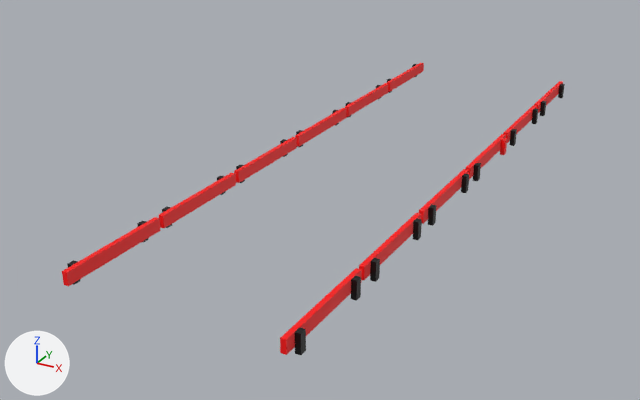
The FBX model models/HSBC Entorno_10_CAPAS_PATIO fUTBOL.fbx, before and after one commit.
Before and after are seen from a 50 mm camera at (-7.8, -3.1, 11.0) aimed at (-21.3, 21.6, -1.3). The axes (+X, +Y, +Z) are drawn at lower left. The lights are the same throughout. Where no turn or scale is listed for an object, it has been applied to the vertices.
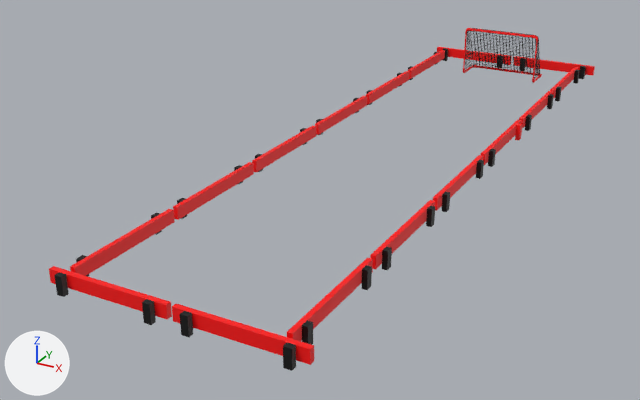
ob_barras_pinos is not drawn itself; it is the parent of ob_pcube6, ob_pcube11_003, ob_pcube17_002, ob_pcube9_004, ob_pcube12_002, ob_pcube13_002, ob_pcube16_002, ob_pcube15_001.

Boxes [x1, y1, x2, y2] around the edits, measured in the pictures (640 x 400 px):
'pCube7.003', added (red): after [172, 303, 314, 371]
'pCube6.002', added (red): after [49, 266, 172, 325]
'pCube14.001', moved, rescaled: before [280, 268, 362, 355]; after [287, 258, 373, 345]
'pCube11.003', moved, rescaled: before [62, 217, 160, 286]; after [70, 209, 175, 276]
'pCube15.001', moved, rescaled: before [359, 213, 422, 282]; after [370, 200, 435, 270]
'pCube10.004', moved, rescaled: before [159, 173, 236, 228]; after [173, 162, 254, 220]
'pCube17.002', moved, rescaled: before [419, 169, 469, 226]; after [433, 155, 484, 212]
'pCube9.004', moved, rescaled: before [234, 137, 297, 183]; after [252, 125, 316, 172]
'pCube13.002', moved, rescaled: before [465, 134, 507, 181]; after [481, 120, 522, 167]
'pCube8.004', moved, rescaled: before [295, 108, 347, 147]; after [315, 96, 367, 135]
'pCube16.002', moved, rescaled: before [503, 105, 538, 146]; after [519, 91, 554, 131]
'pCube7.001', moved, rescaled: before [345, 83, 388, 118]; after [366, 71, 409, 105]
'pCube6', moved, rescaled: before [387, 63, 424, 93]; after [408, 50, 445, 80]
'pCube7.002', added (red): after [513, 56, 595, 79]
'pCube2', added: after [465, 28, 540, 78]
'pCube12.002', moved, rescaled: before [534, 81, 565, 116]; after [550, 67, 580, 101]
'pCube2.001', added: after [465, 31, 540, 79]
'pCube6.001', added (red): after [437, 47, 512, 68]
'polySurface3', added: after [463, 29, 541, 83]
'polySurface3.001', added: after [464, 28, 542, 81]

The change, as a list of edits to the scene's bpy script:
```text
Change ob_barras_pinos:
    ob_barras_pinos.location: (-19.54, 22.35, 0.0) -> (-19.54, 23.78, 0.0)
    ob_barras_pinos.scale: (0.025, 0.025, 0.025) -> (0.025, 0.025, 0.0275)
Add ob_pcube6_002:
    ob_pcube6_002 = bpy.data.objects.new('pCube6.002', me_mesh_015)  # 24 vertices, 18 faces; spans x -11.4..-7.73, y -3.73..-3.38, z 0.0..0.56; in mat_negro_vallas_006 (black #000000), mat_rojo_vallas_006 (red #ff0000)
    ob_pcube6_002.location = (-11.76, 14.44, 0.0)
Add ob_pcube7_002:
    ob_pcube7_002 = bpy.data.objects.new('pCube7.002', me_mesh_011)  # a box spanning x -7.22..-7.0, y -3.73..-3.56, z 0.0..0.56, material slot 0; a box spanning x -7.58..-3.91, y -3.56..-3.39, z 0.17..0.56, material slot 1; a box spanning x -4.48..-4.26, y -3.74..-3.56, z 0.0..0.56, material slot 0; in mat_negro_vallas_005 (black #000000), mat_rojo_vallas_005 (red #ff0000)
    ob_pcube7_002.location = (-11.8, 40.28, 0.0)
Add ob_pcube6_001:
    ob_pcube6_001 = bpy.data.objects.new('pCube6.001', me_mesh_012)  # 24 vertices, 18 faces; spans x -11.4..-7.73, y -3.73..-3.38, z 0.0..0.56; in mat_negro_vallas_005 (black #000000), mat_rojo_vallas_005 (red #ff0000)
    ob_pcube6_001.location = (-11.8, 40.28, 0.0)
Add ob_pcube2_001:
    ob_pcube2_001 = bpy.data.objects.new('pCube2.001', me_mesh_814)  # 2982 vertices, 2352 faces; spans x -1.63..1.63, y -0.65..0.62, z 0.04..2.06; in mat_negro_red_futbol (black #1e1e1e)
    ob_pcube2_001.location = (-19.52, 35.58, -0.05)
Add ob_polysurface3_001:
    ob_polysurface3_001 = bpy.data.objects.new('polySurface3.001', me_mesh)  # 384 vertices, 384 faces; spans x -1.67..1.67, y -0.69..0.69, z 0.0..2.09; in mat_rojo_tubos_001 (red #ff0000)
    ob_polysurface3_001.location = (-19.52, 35.6, 0.0)
Add ob_pcube2:
    ob_pcube2 = bpy.data.objects.new('pCube2', me_mesh_001)  # 5964 vertices, 7138 faces; spans x -1.63..1.63, y -0.65..0.63, z 0.04..2.06; in mat_negro_red_futbol_001 (black #1e1e1e)
    ob_pcube2.location = (-19.52, 35.6, 0.0)
Add ob_pcube7_003:
    ob_pcube7_003 = bpy.data.objects.new('pCube7.003', me_mesh_014)  # a box spanning x -7.22..-7.0, y -3.73..-3.56, z 0.0..0.56, material slot 0; a box spanning x -7.58..-3.91, y -3.56..-3.39, z 0.17..0.56, material slot 1; a box spanning x -4.48..-4.26, y -3.74..-3.56, z 0.0..0.56, material slot 0; in mat_negro_vallas_006 (black #000000), mat_rojo_vallas_006 (red #ff0000)
    ob_pcube7_003.location = (-11.76, 14.44, 0.0)
Add ob_polysurface3:
    ob_polysurface3 = bpy.data.objects.new('polySurface3', me_mesh_815)  # 384 vertices, 384 faces; spans x -1.67..1.67, y -0.69..0.69, z 0.0..2.09; in mat_rojo_tubos (red #ff0000)
    ob_polysurface3.location = (-19.52, 35.58, -0.05)
```
